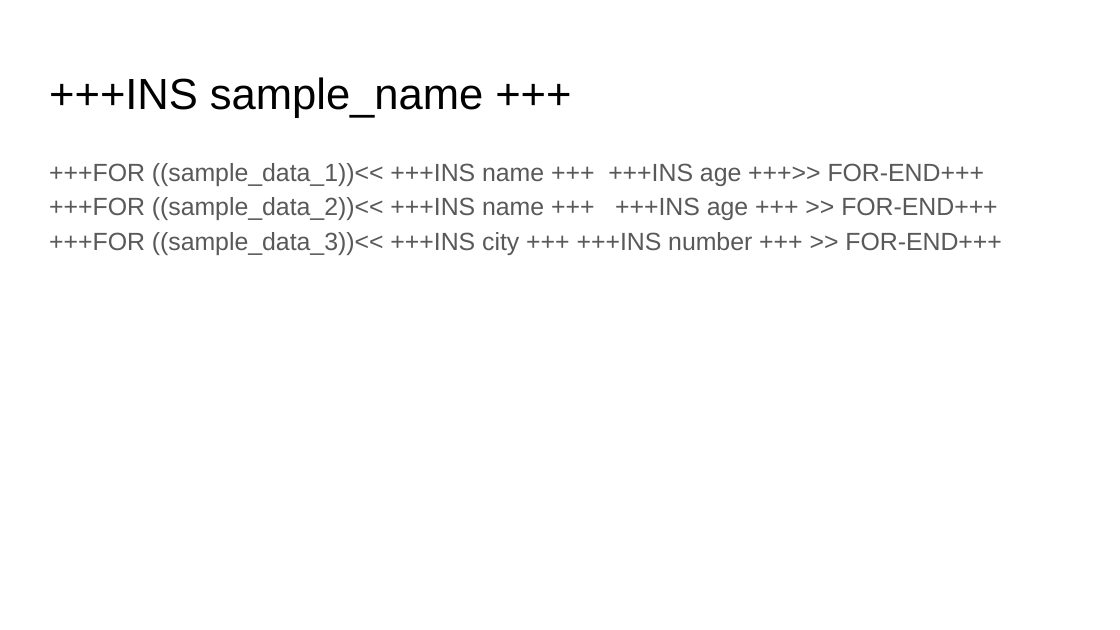
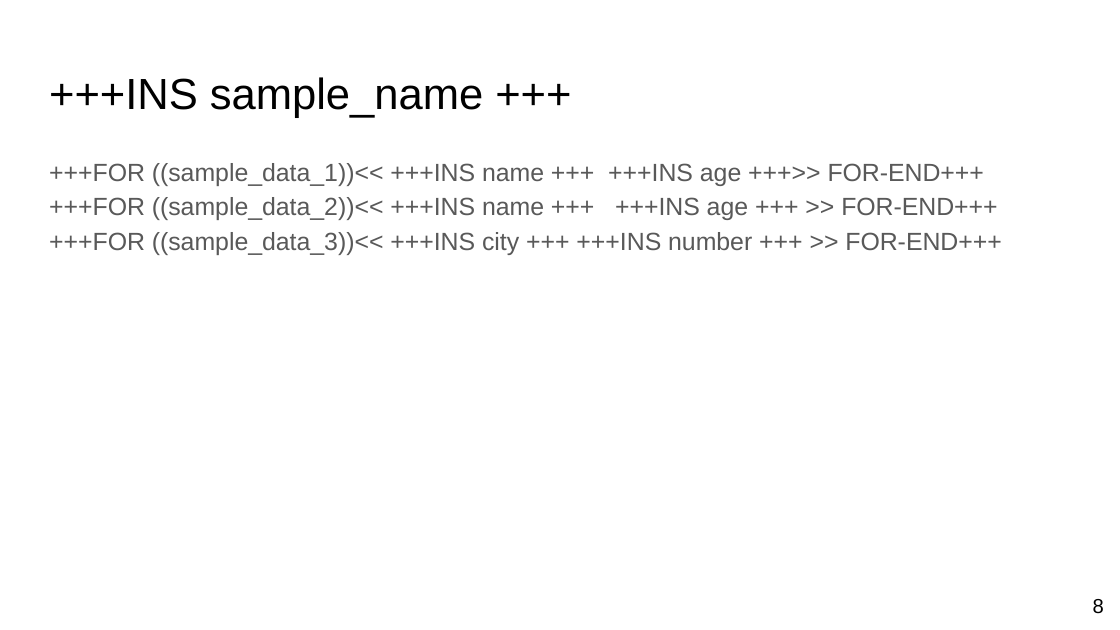
Before and after one commit to GayashanSameera/PythonPPTXGen, a slide deck: slide 8 of demo.pptx (slide 7 before the commit). Drawn at 1120x630 pixels with LibreOffice and Linux fonts; fonts in the diff are those of the drawing. Boxes give left, top, right and bottom in pixels: in the first picture for what was removed or moved away, otherwise in the second. Text is boxed around its words. In the diff, an @@ line names an element or a change of style, - is before the commit and + after.

```diff
--- a/demo.pptx
+++ b/demo.pptx
@@ text "+++FOR ((sample_data_1))<< +++INS name +++ ..." at (49, 163, 1001, 255): less space between paragraphs @@
@@ page number added at (1093, 599, 1104, 614), 13 pt, text #000000 @@
+8
```
Also in this commit, not shown: 14 other slides changed, 5 slides added, 3 other files.
